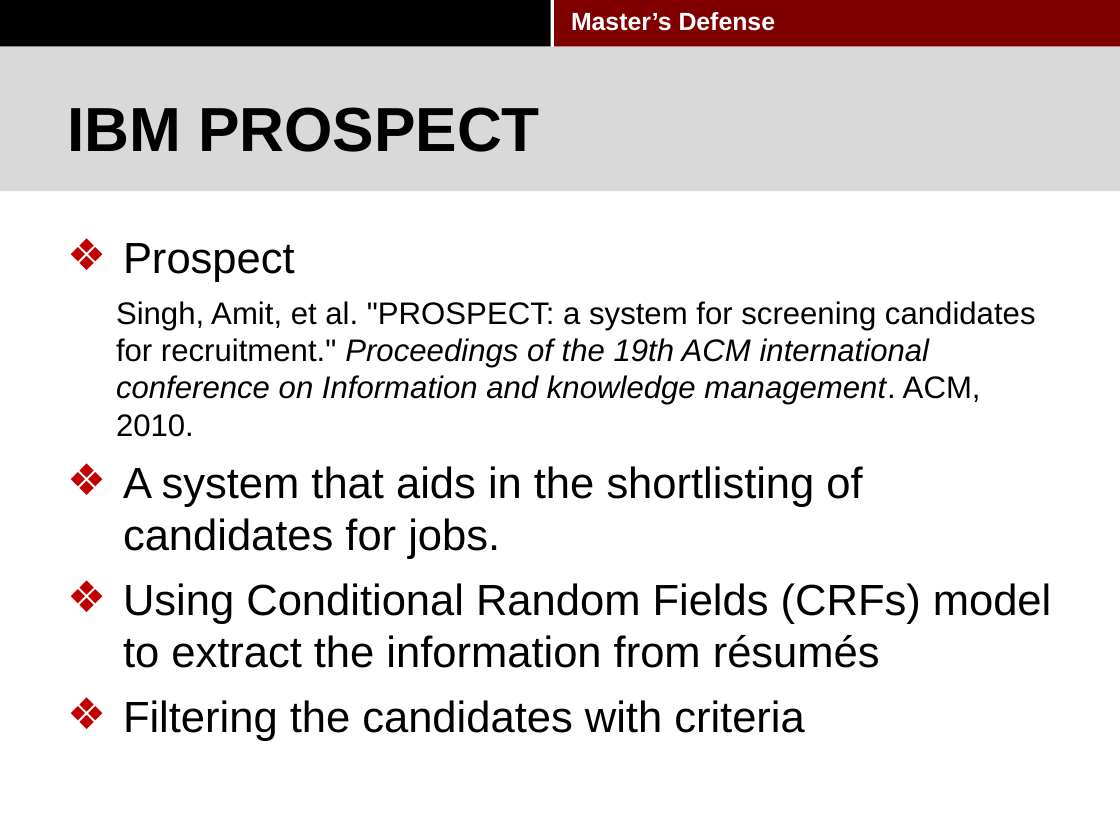
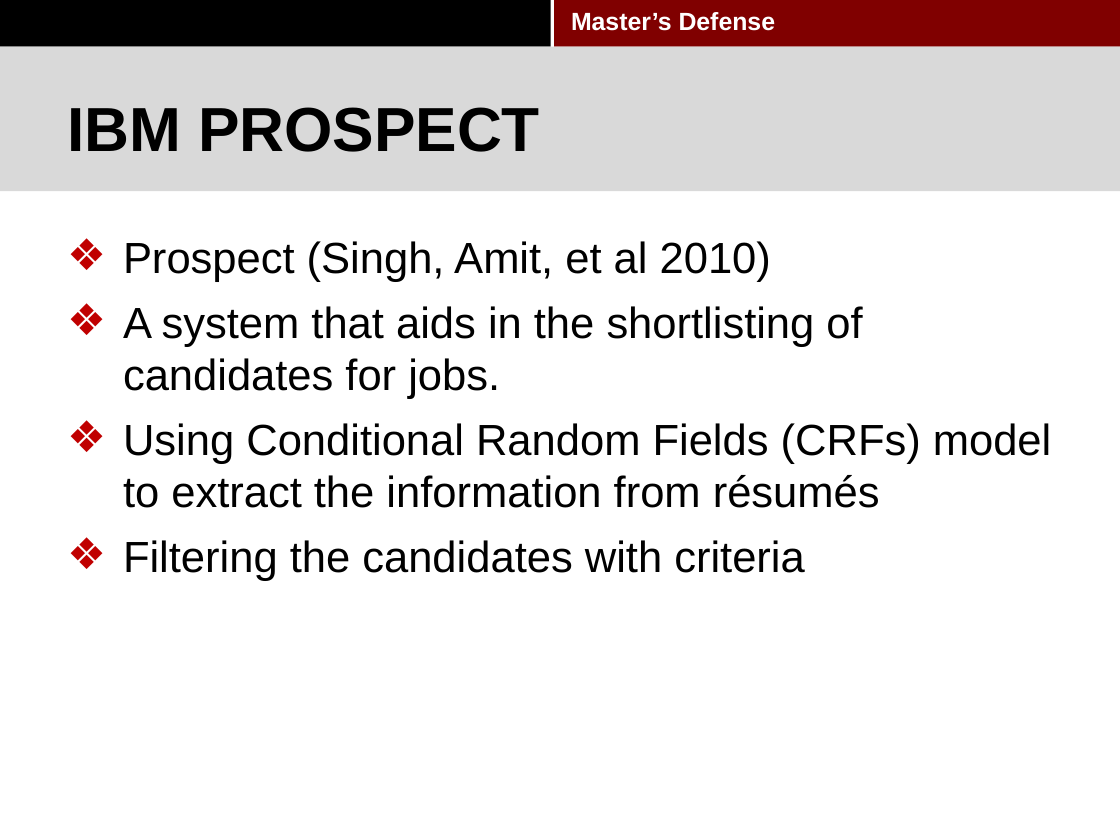
Before and after one commit to pkushiqiang/thesis, a slide deck: slide 14 of media/Master's thesis-2.pptx. Drawn at 1120x840 pixels with LibreOffice and Linux fonts; fonts in the diff are those of the drawing; background and template pictures are left out. Boxes give left, top, right and bottom in pixels: in the first picture for what was removed or moved away, otherwise in the second. Text is boxed around its words. In the diff, an @@ line names an element or a change of style, - is before the commit and + after.

```diff
--- a/media/Master's thesis-2.pptx
+++ b/media/Master's thesis-2.pptx
@@ text at [123, 241, 771, 282]: text changed; size 20 to 28 pt @@
-❖ Prospect
-  Singh, Amit, et al. "PROSPECT: a system for screening candidates for recruitment." Proceedings of the 19th ACM international conference on Information and knowledge management. ACM, 2010.
+❖ Prospect (Singh, Amit, et al 2010)
```
Also in this commit, not shown: 5 other slides changed.
